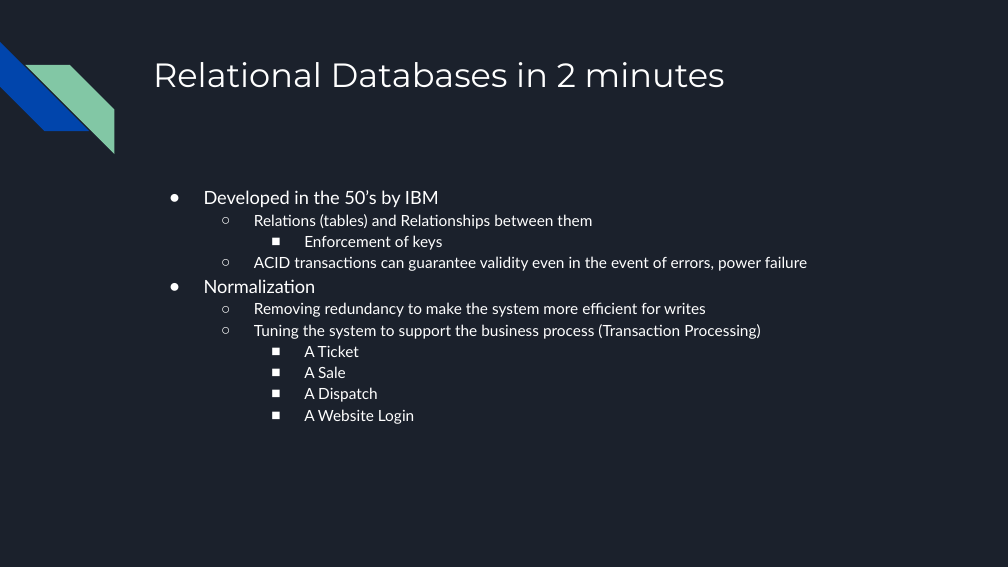
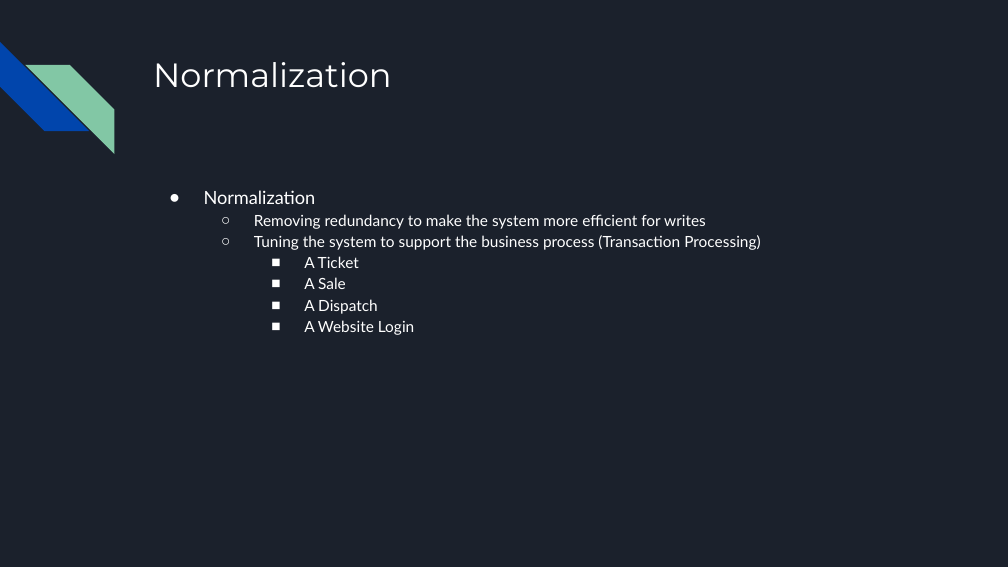
Before and after one commit to JayMadison/Data_Engineering_Notes, a slide deck: slide 9 of SlideDecks/Data Engineering Episode 1.pptx (slide 8 before the commit). Drawn at 1008x567 pixels with LibreOffice and Linux fonts; fonts in the diff are those of the drawing. Boxes give left, top, right and bottom in pixels: in the first picture for what was removed or moved away, otherwise in the second. Text is boxed around its words. In the diff, an @@ line names an element or a change of style, - is before the commit and + after.

```diff
--- a/SlideDecks/Data Engineering Episode 1.pptx
+++ b/SlideDecks/Data Engineering Episode 1.pptx
@@ title at (153,62,392,87): text changed @@
-Relational Databases in 2 minutes
+Normalization
@@ text at (204,190,807,271): paragraphs removed @@
-● Developed in the 50’s by IBM
-  ○ Relations (tables) and Relationships between them
-    ■ Enforcement of keys
-  ○ ACID transactions can guarantee validity even in the event of errors, power failure
```
Also in this commit, not shown: 3 slides added.
